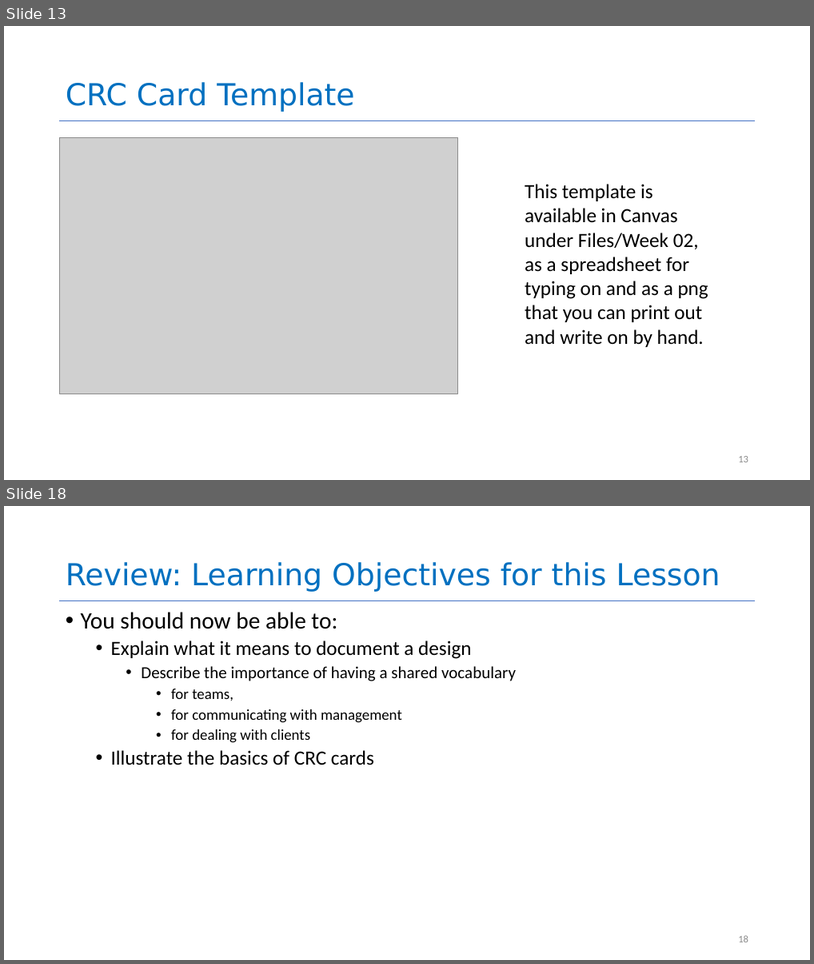
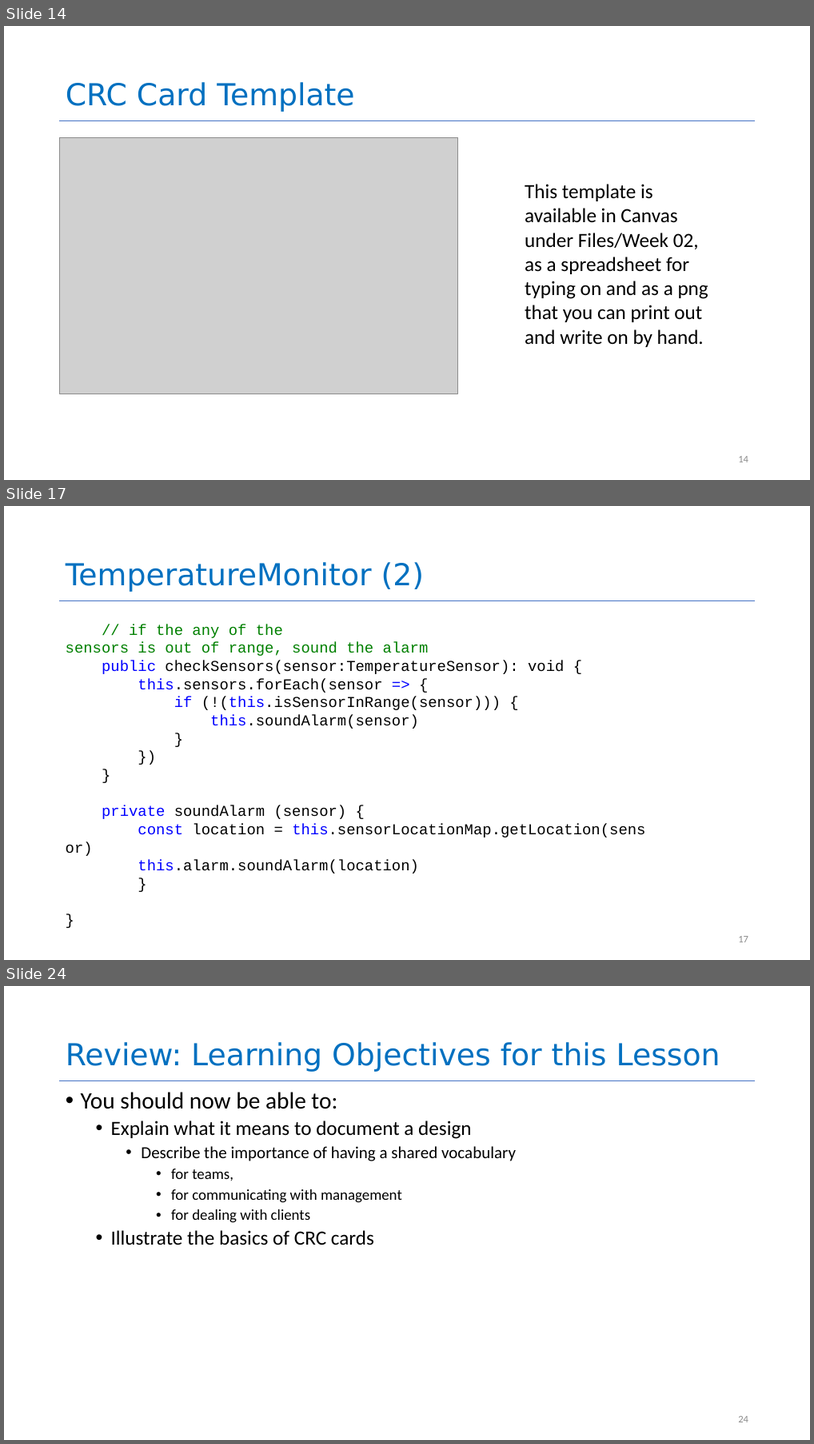
Before and after one commit to neu-se/CS4530-CS5500-Spring-2021, a slide deck: Slides/Lesson 2.1 Documenting Your Design.pptx. Shown one above the other, each under a label of ours: slides 13 and 18 before the commit, slides 14, 17 and 24 after it; the slides between them are not shown. The pictures are 814x964 and 814x1444 pixels, drawn with LibreOffice and Linux fonts; fonts in the diff are those of the drawing; grey boxes stand for pictures. Boxes give left, top, right and bottom in pixels: in the first picture for what was removed or moved away, otherwise in the second. Text is boxed around its words. In the diff, an @@ line names an element or a change of style, - is before the commit and + after.

```diff
--- a/Slides/Lesson 2.1 Documenting Your Design.pptx
+++ b/Slides/Lesson 2.1 Documenting Your Design.pptx
@@ slide 17 added at <box>4,506,810,960</box>, background #FFFFFF; not listed: 1 template element that a slide beside it also shows @@
@@ title added at <box>66,562,425,592</box>, 36 pt, text #0070C0 @@
+TemperatureMonitor (2)
@@ text added at <box>66,624,646,873</box>, 18 pt, text #000000 @@
+// if the any of the sensors is out of range, sound the alarm
+public checkSensors(sensor:TemperatureSensor): void {
+this.sensors.forEach(sensor => {
+if (!(this.isSensorInRange(sensor))) {
+this.soundAlarm(sensor)
+}
+})
+}
+private soundAlarm (sensor) {
+const location = this.sensorLocationMap.getLocation(sensor)
+this.alarm.soundAlarm(location)
+}
+}
@@ page number added at <box>738,936,749,942</box>, 12 pt, text #8C8C8C @@
+17
@@ what was slide 13 is now slide 14 @@
@@ page number at <box>738,456,749,462</box>: text changed @@
-13
+14
@@ what was slide 18 is now slide 24 @@
@@ page number at <box>738,1416,749,1422</box>: text changed @@
-18
+24
```
Also in this commit, not shown: 5 slides changed, 5 other slides added, 3 other files.
